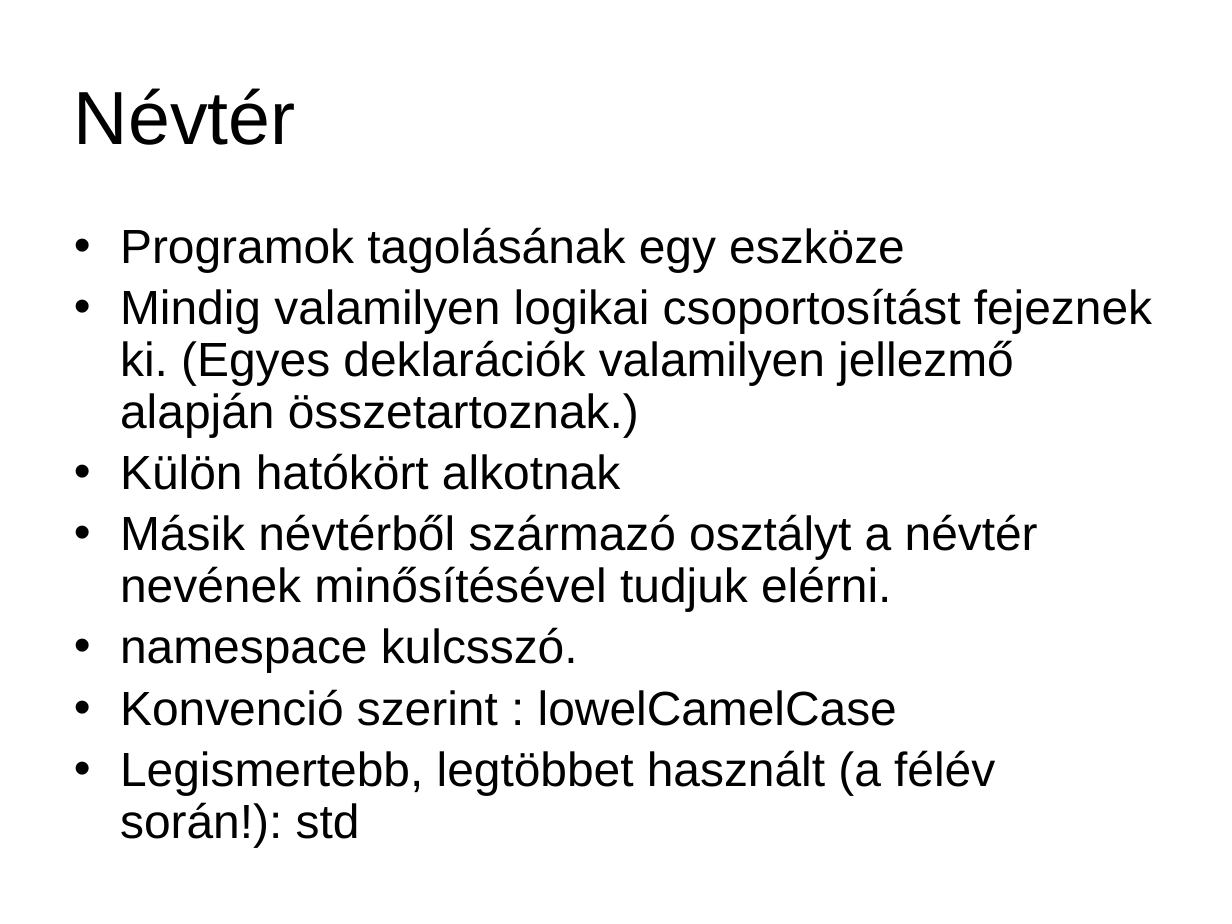
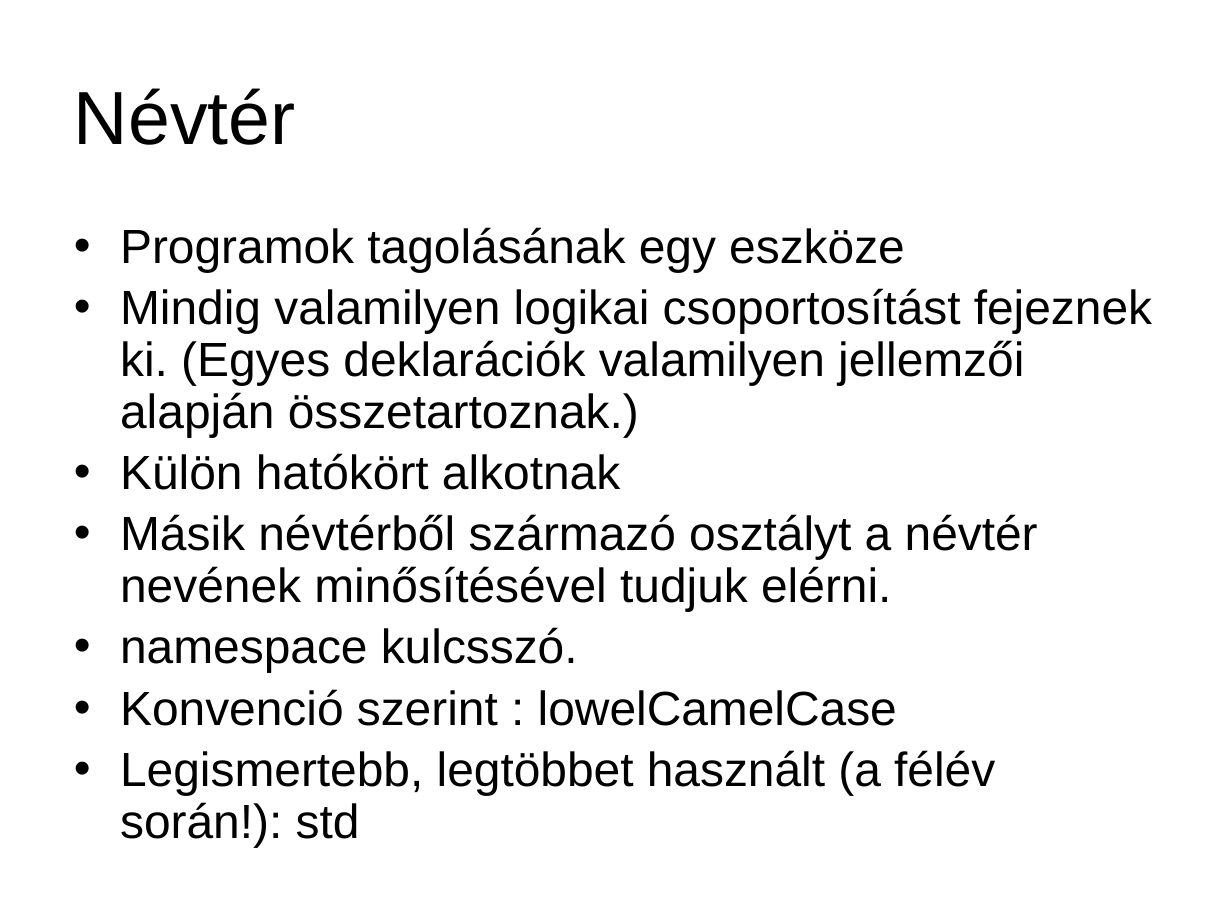
Before and after one commit to torokmark/cppgyak_jegyzet, a slide deck: slide 45 of programozasi_nyelvek_cpp_gyak01.pptx. Drawn at 1232x924 pixels with LibreOffice and Linux fonts; fonts in the diff are those of the drawing. Boxes give left, top, right and bottom in pixels: in the first picture for what was removed or moved away, otherwise in the second. Text is boxed around its words. In the diff, an @@ line names an element or a change of style, - is before the commit and + after.

```diff
--- a/programozasi_nyelvek_cpp_gyak01.pptx
+++ b/programozasi_nyelvek_cpp_gyak01.pptx
@@ text at (x1=120, y1=288, x2=1152, y2=437): text changed @@
-• Mindig valamilyen logikai csoportosítást fejeznek ki. (Egyes deklarációk valamilyen jellezmő alapján összetartoznak.)
+• Mindig valamilyen logikai csoportosítást fejeznek ki. (Egyes deklarációk valamilyen jellemzői alapján összetartoznak.)
```
Also in this commit, not shown: 13 other slides changed, 2 slides added, 1 slide removed, 1 other file.
